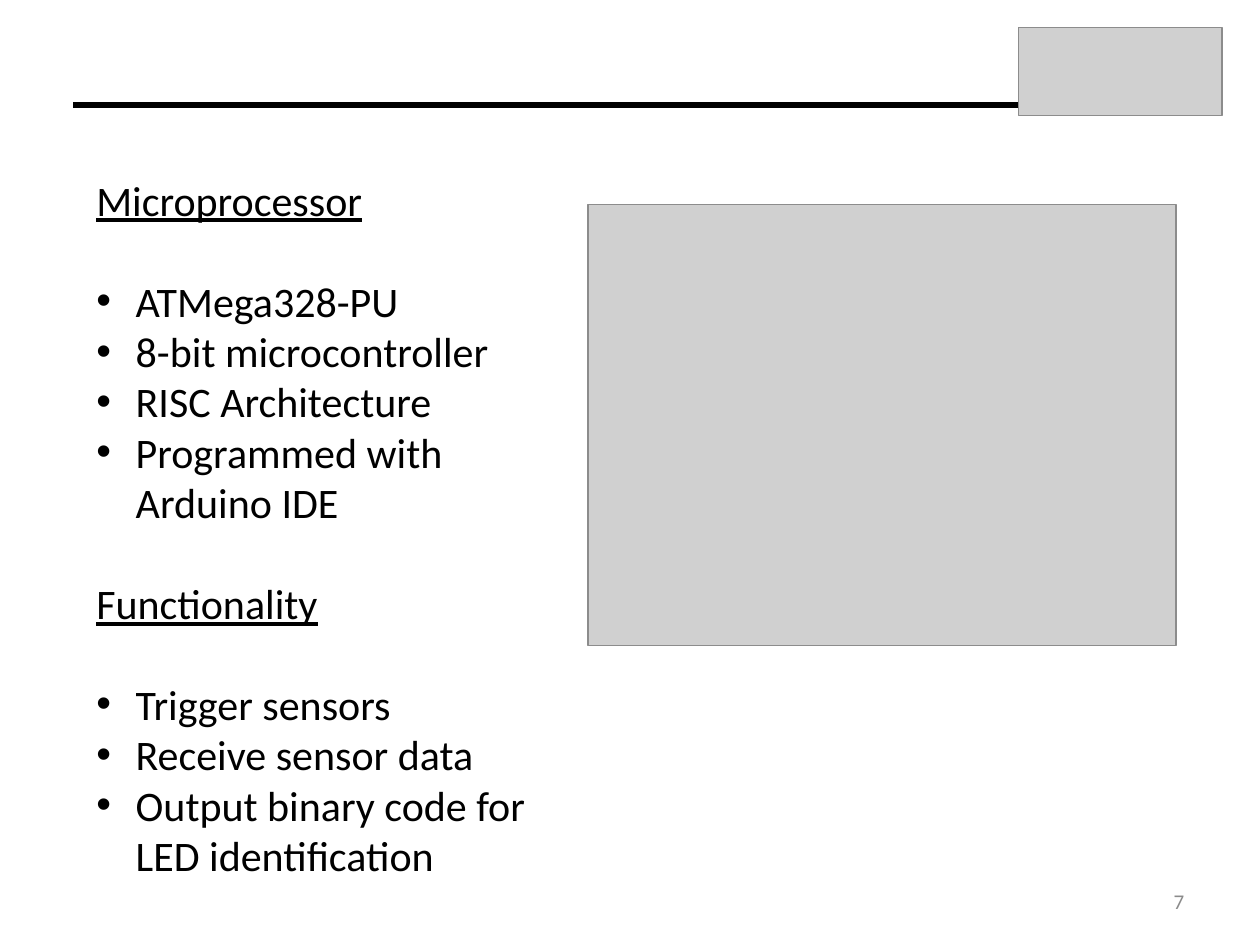
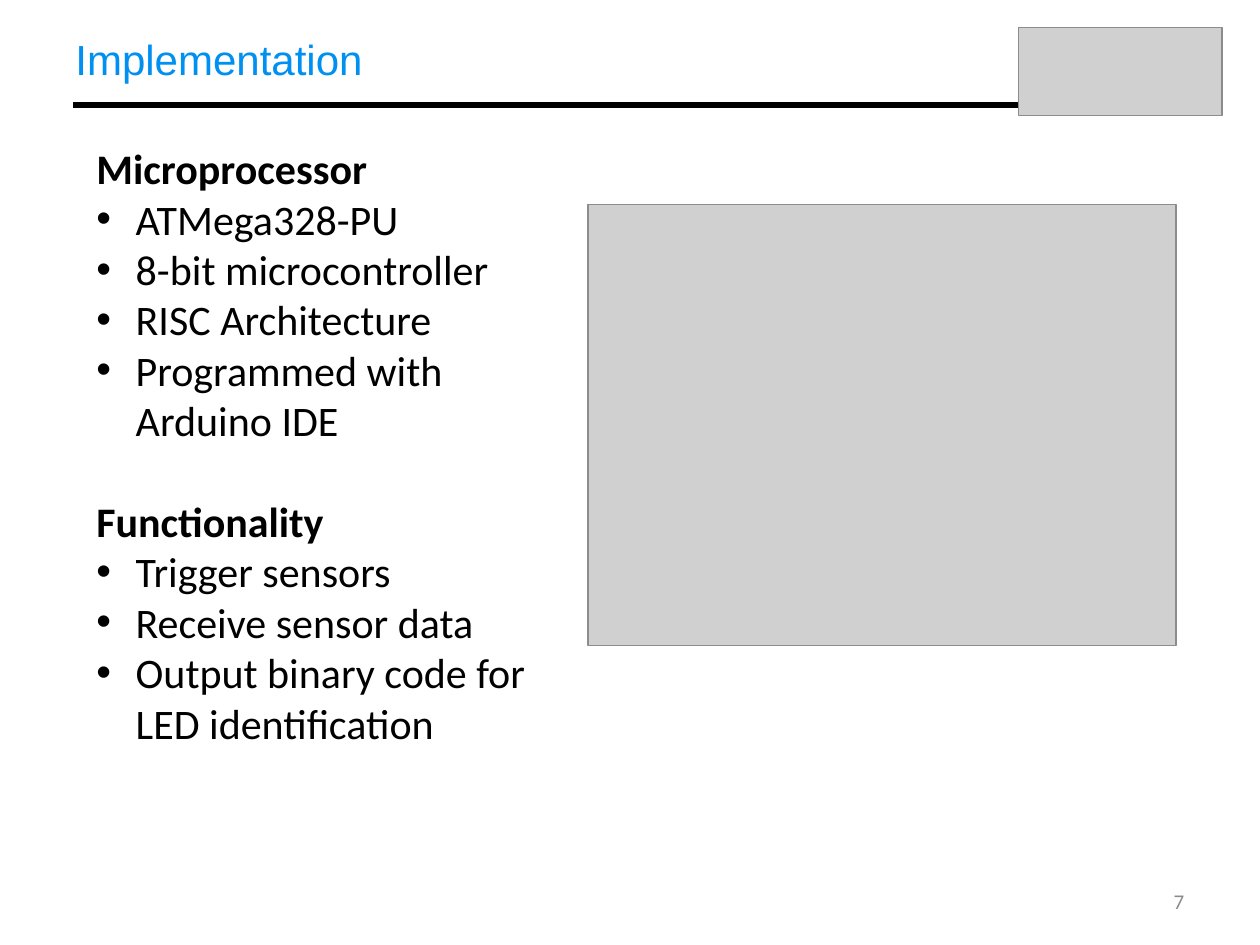
Before and after one commit to dfrister/Practicum2014, a slide deck: slide 7 of Presentation/T04_Presentation.pptx. Drawn at 1260x945 pixels with LibreOffice and Linux fonts; fonts in the diff are those of the drawing; grey boxes stand for pictures. Boxes give left, top, right and bottom in pixels: in the first picture for what was removed or moved away, otherwise in the second. Text is boxed around its words. In the diff, an @@ line names an element or a change of style, - is before the commit and + after.

```diff
--- a/Presentation/T04_Presentation.pptx
+++ b/Presentation/T04_Presentation.pptx
@@ text added at <box>75,44,362,84</box>, 24 pt, text #0090F1 @@
+Implementation
@@ text "Microprocessor": place and size @@
-text "Microprocessor" at <box>96,187,525,872</box>
+text "Microprocessor" at <box>96,154,525,740</box>
@@ text at <box>96,154,367,544</box>: bold on, underline off in "Microprocessor", "Functionality" @@
```
Also in this commit, not shown: 15 other slides changed.
